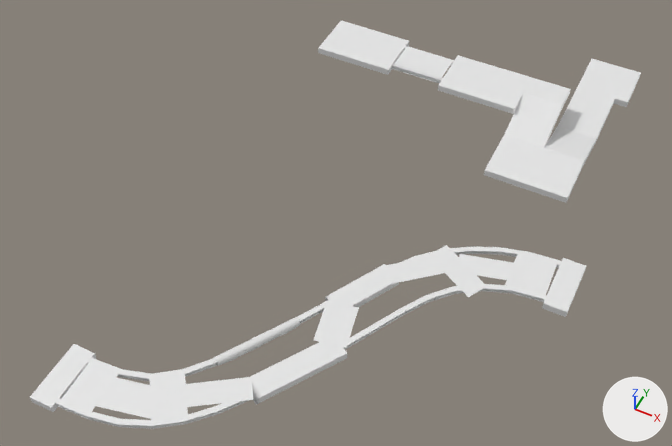
The FBX model Content/Placeable/RoadModule/D4/SM_RoadModule_D4.fbx: old version first, new version second.
Rendered twice from a camera (50 mm lens) standing at (55.0, -37.8, 90.3) and looking at (17.5, 37.1, -3.4). Every picture has the same lights, and +X, +Y and +Z are marked at lower right. Objects named as collision shapes, trigger or cutter boxes, shadow casters or lower levels of detail are left out. Where no turn or scale is listed for an object, it has been applied to the vertices. Vertices at the same position are counted once.

The first picture shows 'road'.
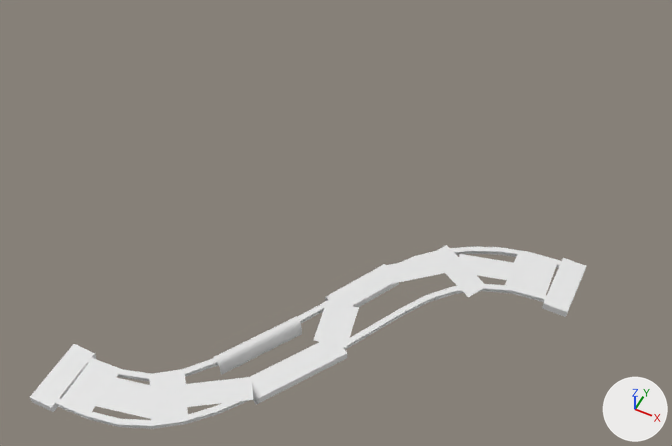
Changed parts and their boxes (x1, y1, x2, y2) in the pictures (672 x 446 px):
'road', reshaped (9% narrower, 55% shorter): before (30, 21, 641, 429); after (30, 245, 586, 429)
part 1 of me_transform5_067, rebuilt (20% taller): before (214, 317, 300, 366); after (214, 316, 302, 375)
part 2 of me_transform5_067, deleted: before (318, 21, 641, 203)

The change in detail:
me_transform5_067 is used by ob_road; location (0.0, 0.0, 0.0); scale (0.01, 0.01, 0.01).
me_transform5_067 had 2312 vertices, 1796 faces and spanned x 0.0..5000.0, y -404.0..8800.0, z -514.0..22.0.
me_transform5_067 now has 1315 vertices, 1076 faces and spans x 0.0..5000.0, y -404.0..4200.0, z -229.0..19.0.
me_transform5_067 part 1: the loose piece of 207 vertices spanning x 1534.0..2213.0, y 915.0..1903.0, z -222.0..22.0 is rebuilt with 253 vertices and now spans x 1532.0..2238.0, y 903.0..1908.0, z -229.0..19.0.
me_transform5_067 part 2: 14 loose pieces with 1031 vertices, spanning x 0.0..4625.0, y 5427.0..8800.0, z -514.0..1.0, are deleted.
